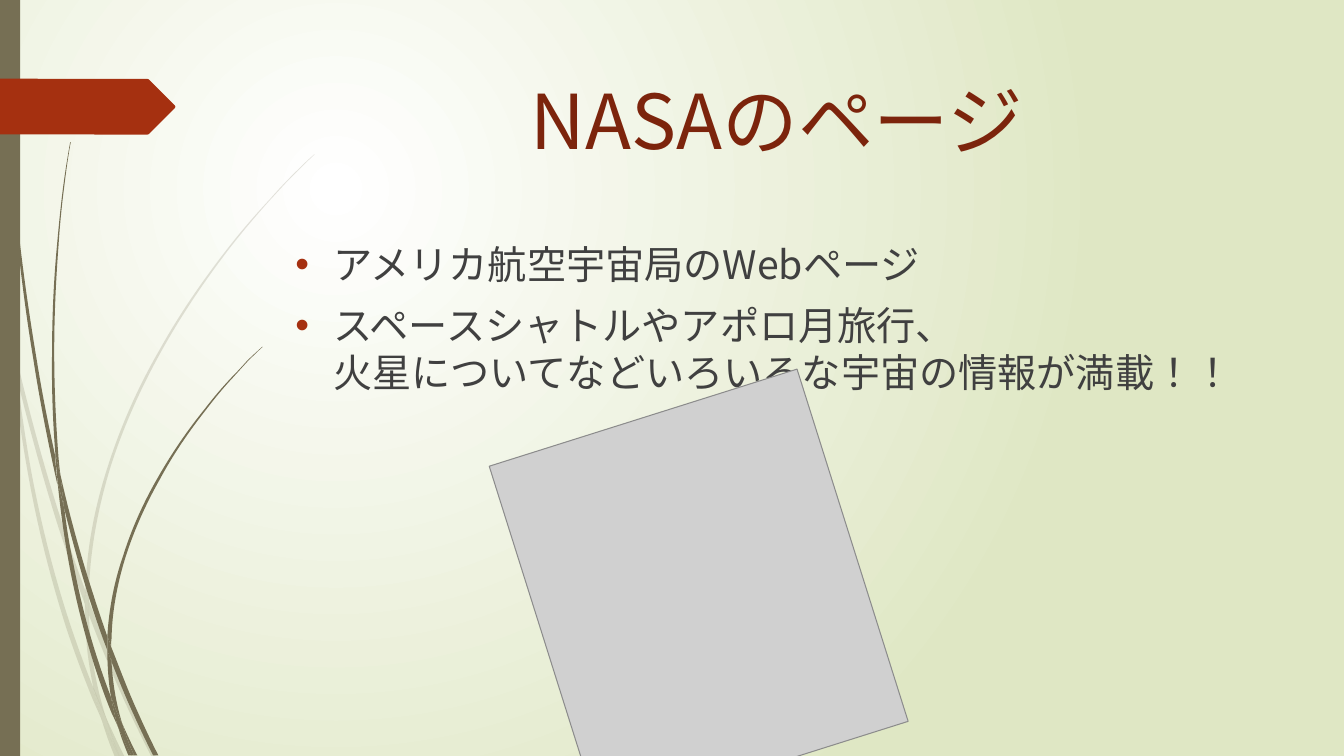
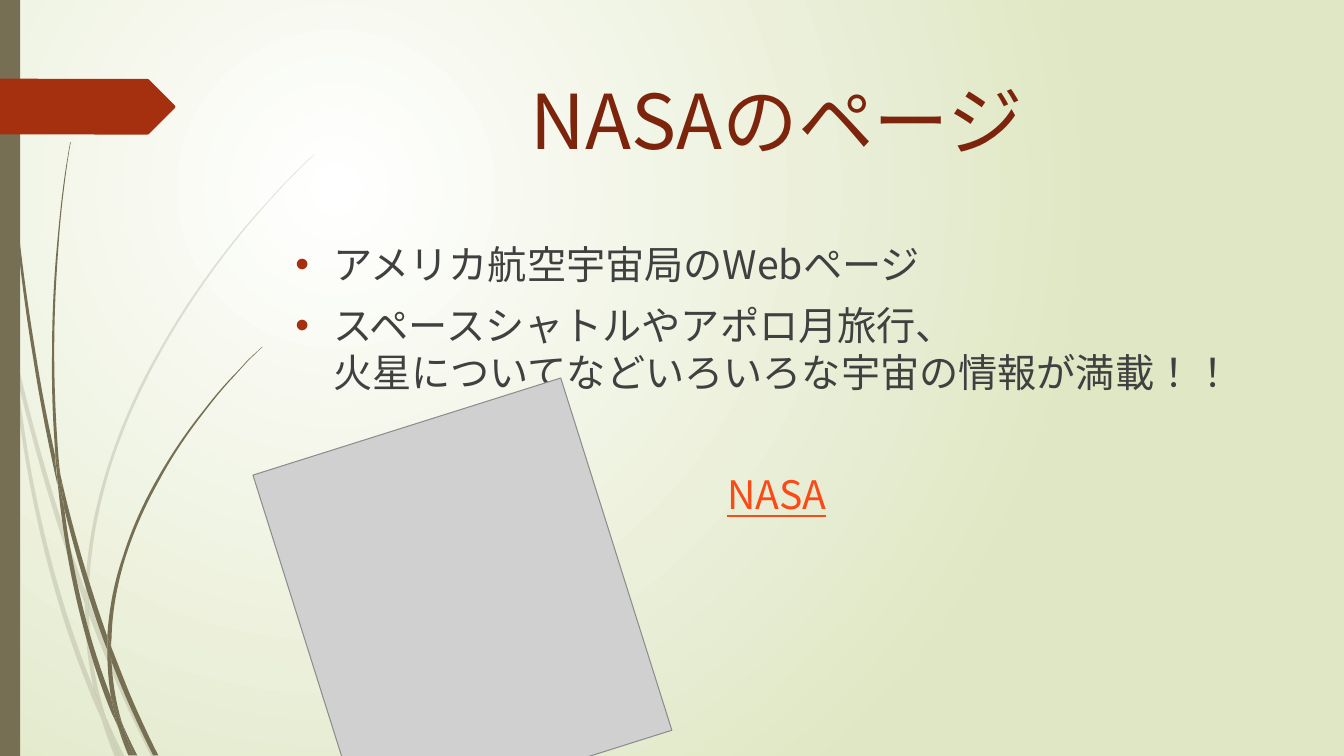
Before and after one commit to Info-lite/infolite, a slide deck: slide 7 of powerpoint/01/sample.pptx. Drawn at 1344x756 pixels with LibreOffice and Linux fonts; fonts in the diff are those of the drawing; grey boxes stand for pictures. Boxes give left, top, right and bottom in pixels: in the first picture for what was removed or moved away, otherwise in the second. Text is boxed around its words. In the diff, an @@ line names an element or a change of style, - is before the commit and + after.

```diff
--- a/powerpoint/01/sample.pptx
+++ b/powerpoint/01/sample.pptx
@@ picture: place and size @@
-picture at bbox=[489, 369, 908, 756]
+picture at bbox=[253, 378, 672, 756]
@@ text at bbox=[727, 479, 826, 517]: paragraph added @@
+NASA
```
Also in this commit, not shown: 6 other slides changed.
